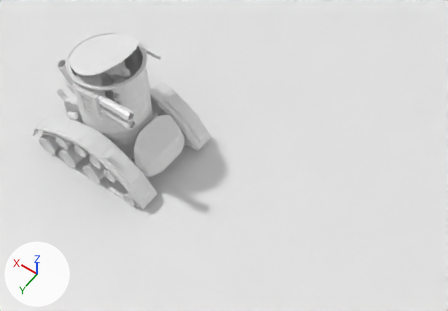
What one commit did to the Blender file tincan.blend.
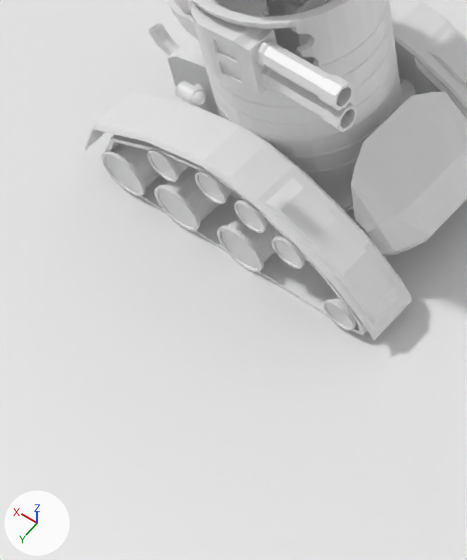
The first picture shows the older version from a 50 mm camera at (-9.44, 7.95, 14.7) aimed at (-3.91, 0.21, 2.53). The close-ups show both versions on the part from 0% to 40% of the width and 26% to 94% of the height of that picture; other places that the commit changed are outside them. Lighting does not change. The marker at lower left points along +X, +Y and +Z.

In view in the first close-up: 'Cone', 'Engine', 'FrontalArmour', 'Launchers', 'Plane', 'Tin can', 'Tracks', 'Turret', 'Wheels'.
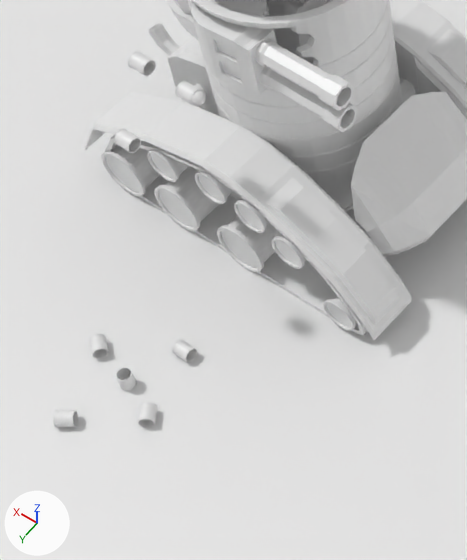
Where the change shows, as pixel boxes (x1, y1, x2, y2) in the close-ups (467 x 560 px):
'Casing.007', shown: after (128, 51, 156, 76)
'Casing.006', shown: after (114, 129, 141, 153)
'Casing.004', shown: after (138, 402, 157, 427)
'Casing.002', shown: after (54, 410, 78, 427)
'Casing.003', shown: after (172, 339, 197, 362)
'Casing.005', shown: after (89, 334, 108, 358)
'Casing.001', shown: after (116, 367, 136, 391)

Edits to the bpy script that builds the scene:
```text
Change ob_casing_001:
    remove ob_casing_001.hide_set(True)  # its collection is switched off
Change ob_casing_002:
    remove ob_casing_002.hide_set(True)  # its collection is switched off
Change ob_casing_003:
    remove ob_casing_003.hide_set(True)  # its collection is switched off
Change ob_casing_004:
    remove ob_casing_004.hide_set(True)  # its collection is switched off
Change ob_casing_005:
    remove ob_casing_005.hide_set(True)  # its collection is switched off
Change ob_casing_006:
    remove ob_casing_006.hide_set(True)  # its collection is switched off
Change ob_casing_007:
    remove ob_casing_007.hide_set(True)  # its collection is switched off
```
